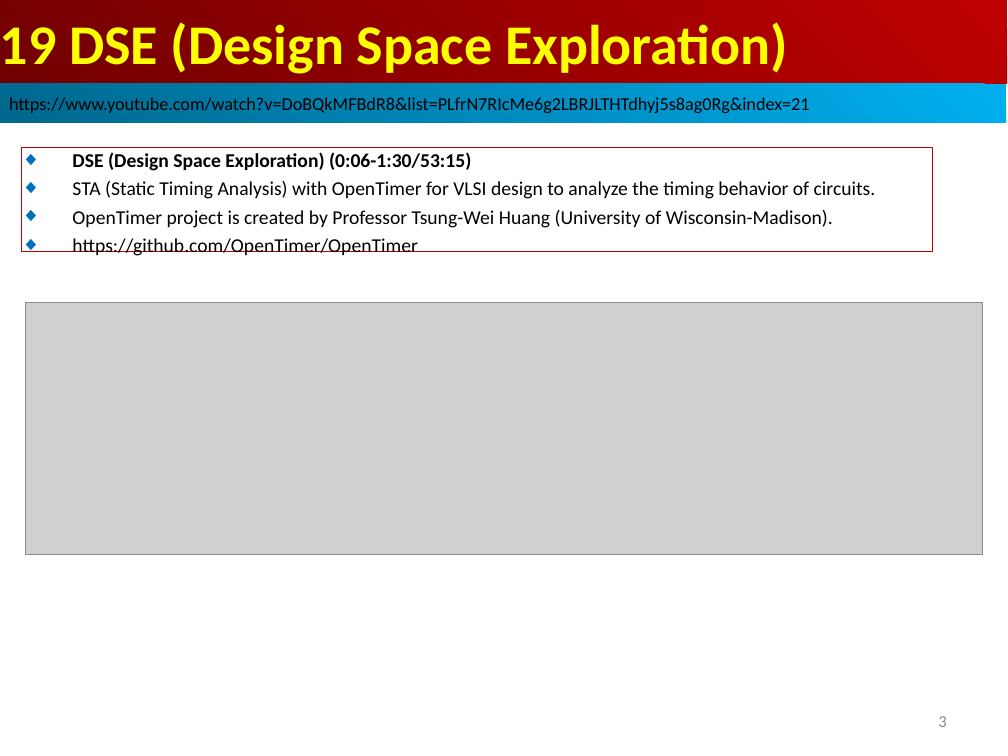
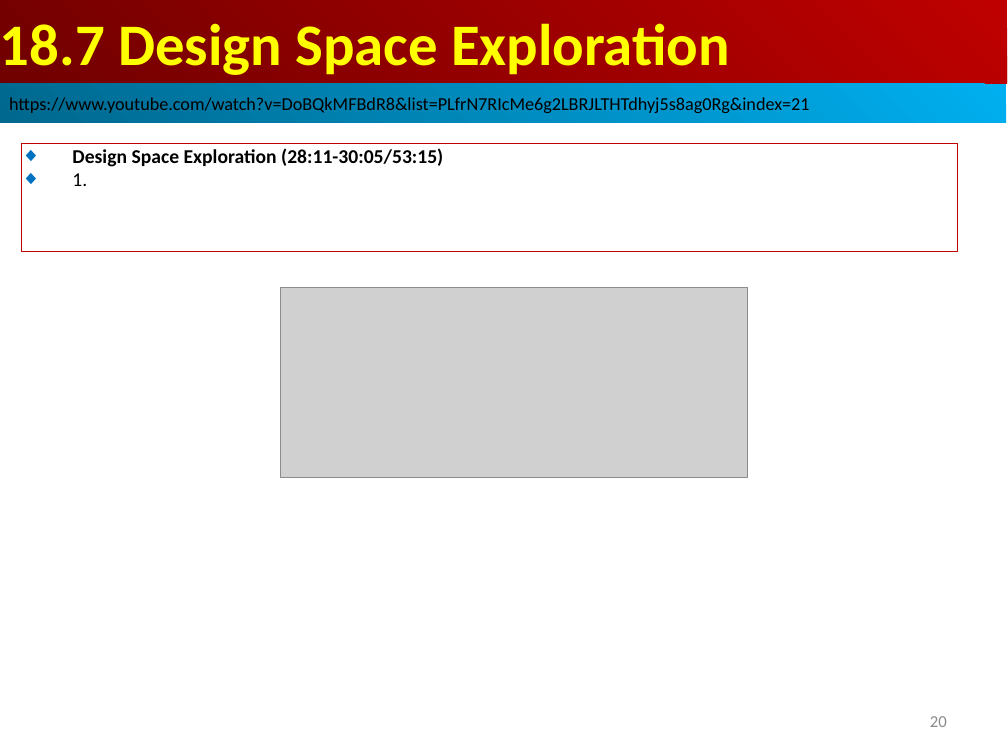
Before and after one commit to peterhchen/AIU_CS800_Chisel, a slide deck: slide 20 of 500_UCSC_HWD/019_DSE/000_Video/019.DSE.ppt (slide 3 before the commit). Drawn at 1008x756 pixels with LibreOffice and Linux fonts; fonts in the diff are those of the drawing; grey boxes stand for pictures. Boxes give left, top, right and bottom in pixels: in the first picture for what was removed or moved away, otherwise in the second. Text is boxed around its words. In the diff, an @@ line names an element or a change of style, - is before the commit and + after.

```diff
--- a/500_UCSC_HWD/019_DSE/000_Video/019.DSE.ppt
+++ b/500_UCSC_HWD/019_DSE/000_Video/019.DSE.ppt
@@ text in rectangle at [0,23,730,75]: text changed; size 40 to 42 pt @@
-19 DSE (Design Space Exploration)
+18.7 Design Space Exploration
@@ rectangle "Design Space Exploration (28:11-30:05/53:15)": place and size @@
-rectangle "Design Space Exploration (28:11-30:05/53:15)" at [21,147,932,252]
+rectangle "Design Space Exploration (28:11-30:05/53:15)" at [21,143,958,252]
@@ text in rectangle at [72,148,443,186]: text changed; bold on @@
-◆ DSE (Design Space Exploration) (0:06-1:30/53:15)
-◆ STA (Static Timing Analysis) with OpenTimer for VLSI design to analyze the timing behavior of circuits.
-◆ OpenTimer project is created by Professor Tsung-Wei Huang (University of Wisconsin-Madison).
-◆ https://github.com/OpenTimer/OpenTimer
+◆ Design Space Exploration (28:11-30:05/53:15)
+◆ 1.
@@ picture: place and size @@
-picture at [25,302,983,554]
+picture at [280,287,748,478]
@@ page number at [930,716,947,727]: text changed @@
-3
+20
```
Also in this commit, not shown: 10 other slides changed, 7 slides added, 28 slides removed.
